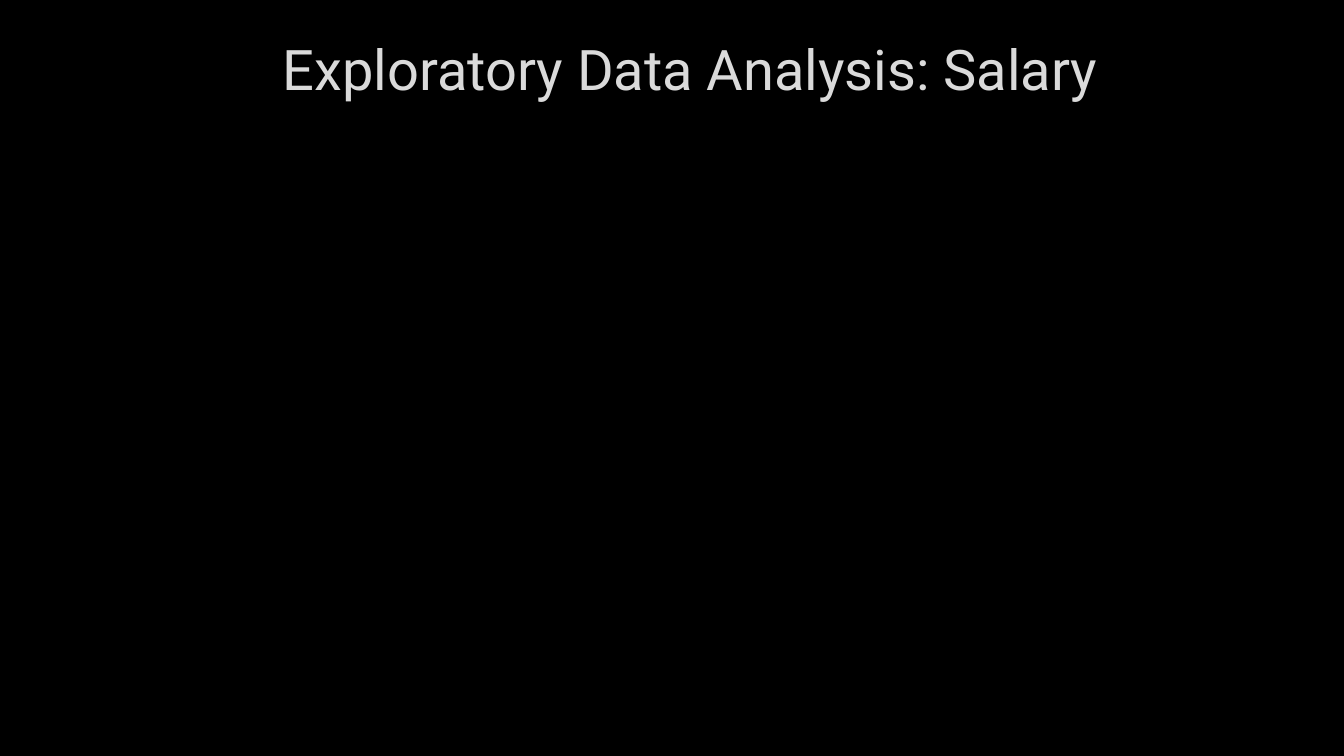
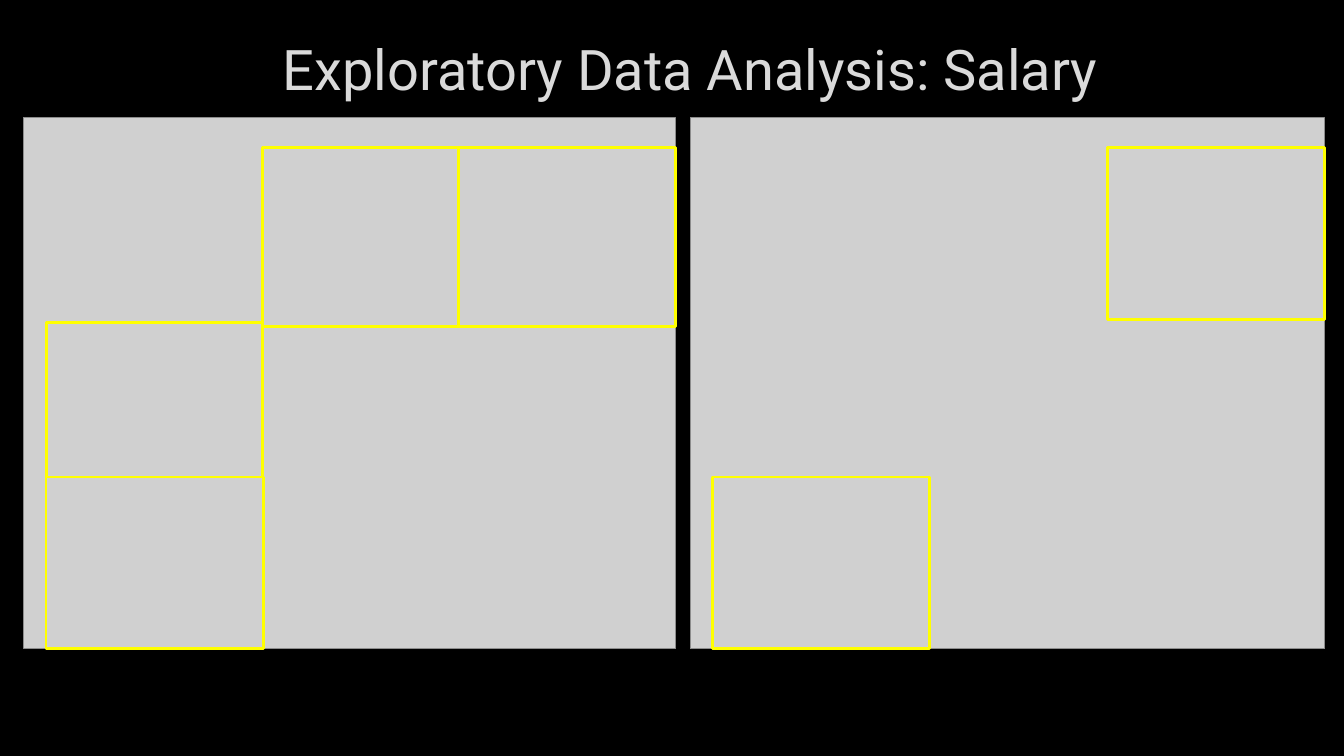
Before and after one commit to EricBalke/CaseStudy2DDS, a slide deck: slide 6 of Balke_CaseStudy2.pptx (slide 3 before the commit). Drawn at 1344x756 pixels with LibreOffice and Linux fonts; fonts in the diff are those of the drawing; grey boxes stand for pictures; background and template pictures are left out. Boxes give left, top, right and bottom in pixels: in the first picture for what was removed or moved away, otherwise in the second. Text is boxed around its words. In the diff, an @@ line names an element or a change of style, - is before the commit and + after.

```diff
--- a/Balke_CaseStudy2.pptx
+++ b/Balke_CaseStudy2.pptx
@@ picture added at [24,118,677,649] @@
@@ picture added at [691,118,1325,649] @@
@@ rectangle added at [262,147,459,327], outline #FFFF00 2 pt @@
@@ rectangle added at [459,147,677,327], outline #FFFF00 2 pt @@
@@ rectangle added at [1107,147,1325,319], outline #FFFF00 2 pt @@
@@ rectangle added at [46,323,262,478], outline #FFFF00 2 pt @@
@@ rectangle added at [46,477,264,648], outline #FFFF00 2 pt @@
@@ rectangle added at [713,477,931,648], outline #FFFF00 2 pt @@
```
Also in this commit, not shown: 1 other slide changed, 5 slides added, 2 other files.
